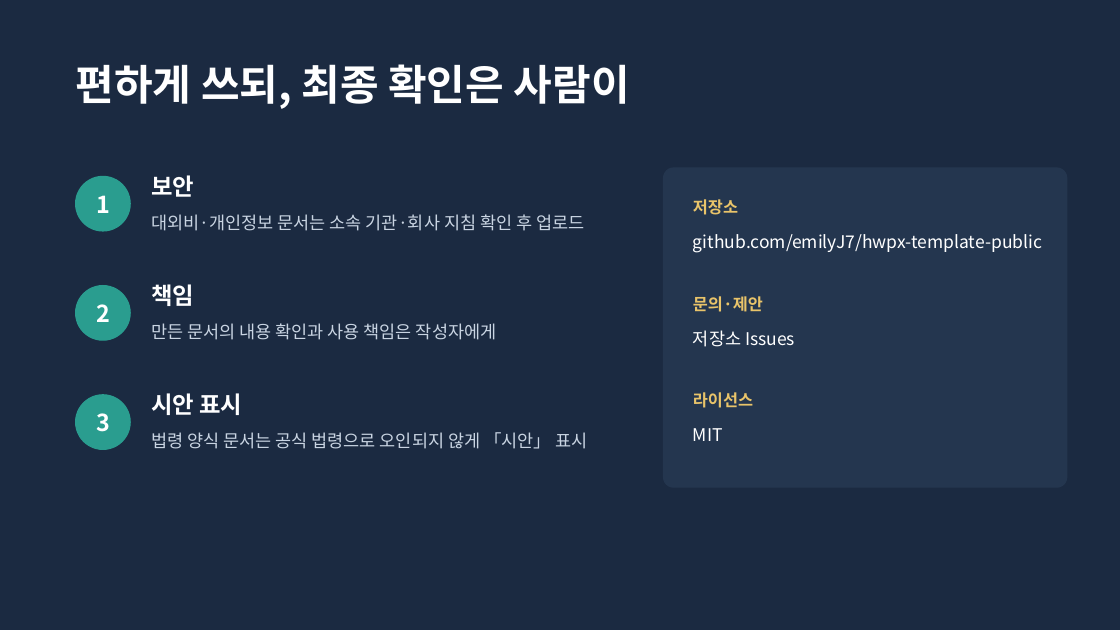
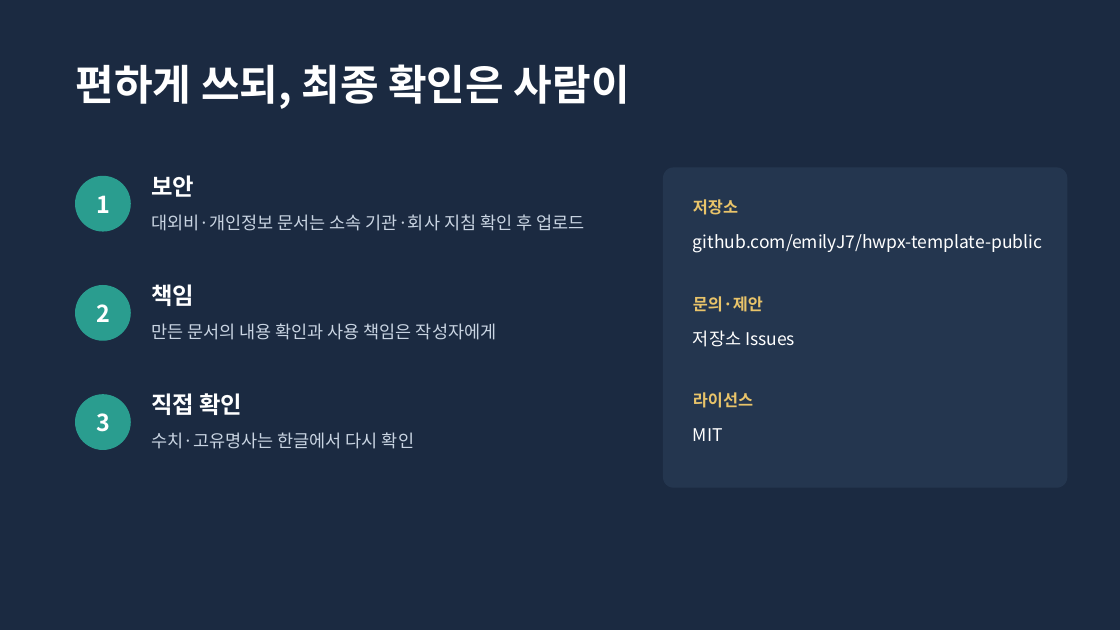
Before and after one commit to emilyJ7/hwpx-template-public, a slide deck: slide 15 of docs/발표자료/발표자료.pptx. Drawn at 1120x630 pixels with LibreOffice and Linux fonts; fonts in the diff are those of the drawing. Boxes give left, top, right and bottom in pixels: in the first picture for what was removed or moved away, otherwise in the second. Text is boxed around its words. In the diff, an @@ line names an element or a change of style, - is before the commit and + after.

```diff
--- a/docs/발표자료/발표자료.pptx
+++ b/docs/발표자료/발표자료.pptx
@@ text at <box>151,393,242,415</box>: text changed @@
-시안 표시
+직접 확인
@@ text at <box>151,432,414,449</box>: text changed @@
-법령 양식 문서는 공식 법령으로 오인되지 않게 「시안」 표시
+수치·고유명사는 한글에서 다시 확인
```
Also in this commit, not shown: 5 other slides changed, 14 other files.
